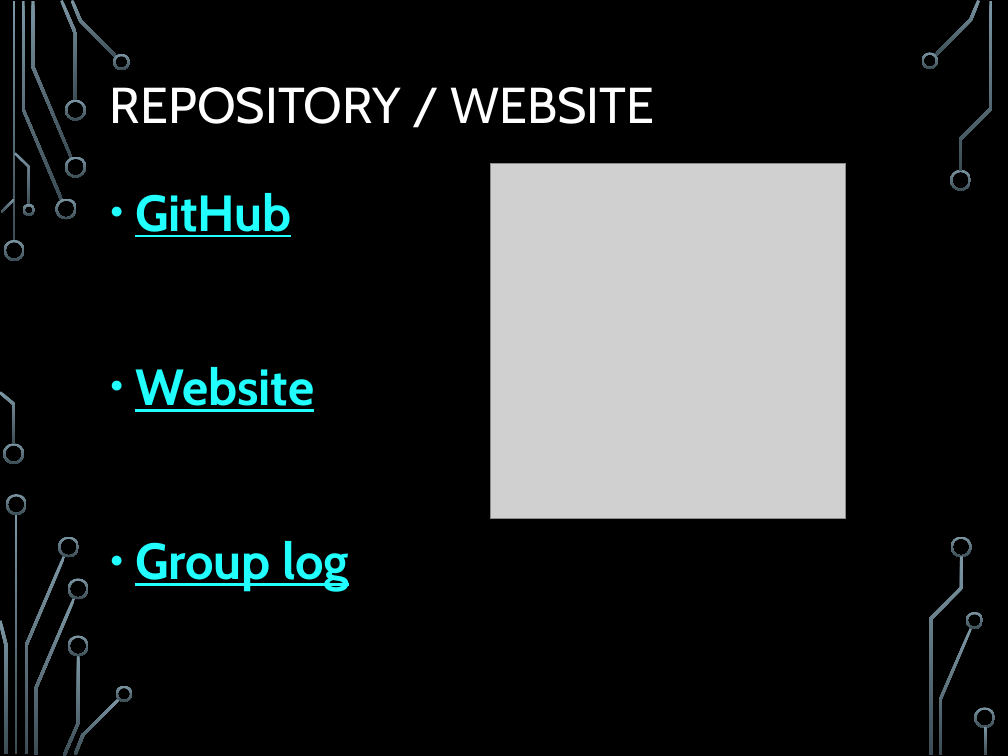
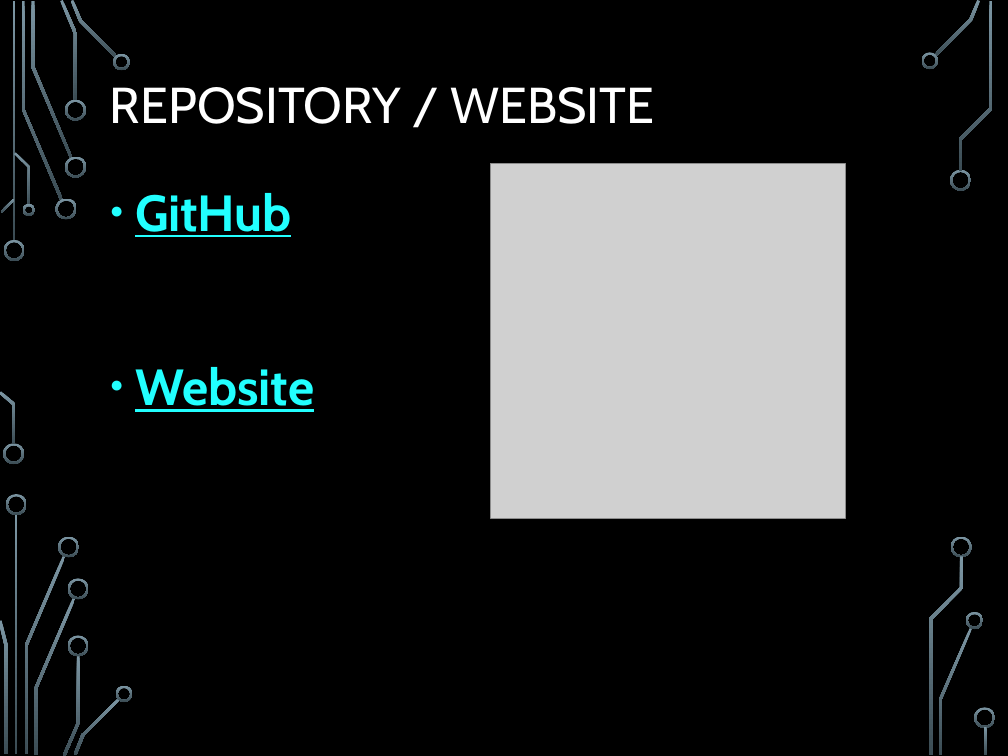
Before and after one commit to cirwin5/cirwin5.github.io, a slide deck: slide 4 of compsciproject.pptx. Drawn at 1008x756 pixels with LibreOffice and Linux fonts; fonts in the diff are those of the drawing; grey boxes stand for pictures; background and template pictures are left out. Boxes give left, top, right and bottom in pixels: in the first picture for what was removed or moved away, otherwise in the second. Text is boxed around its words. In the diff, an @@ line names an element or a change of style, - is before the commit and + after.

Commit message:
updated pdf and ppt

```diff
--- a/compsciproject.pptx
+++ b/compsciproject.pptx
@@ text at <box>135,541,349,591</box>: paragraph removed @@
-● Group log
```
Also in this commit, not shown: 1 other file.
